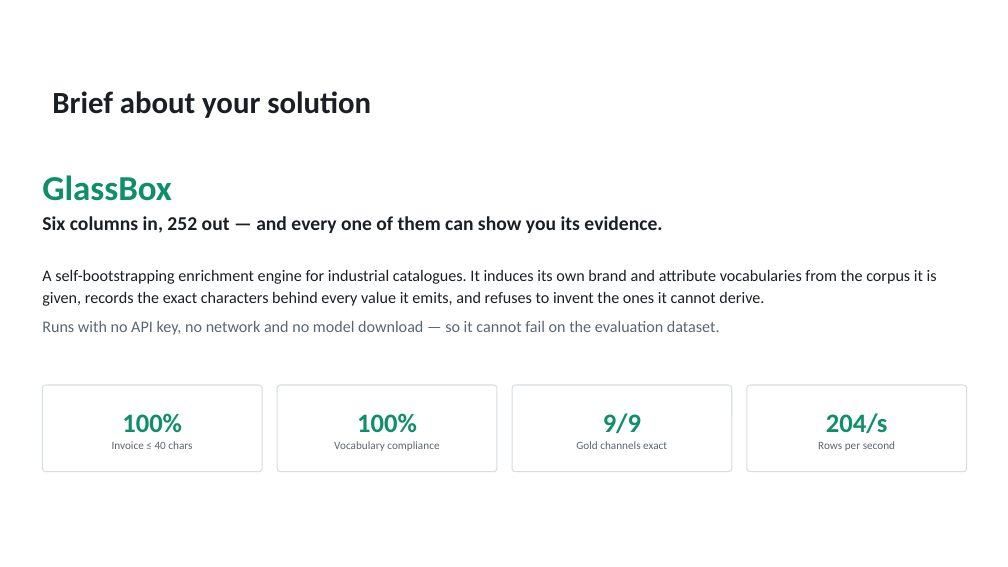
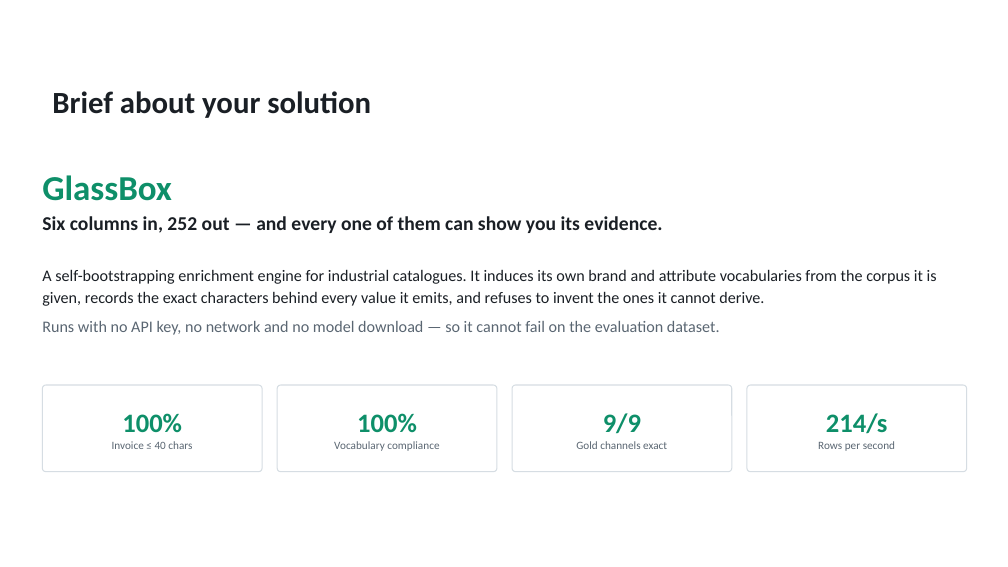
Before and after one commit to skdas20/UniHack, a slide deck: slide 2 of outputs/GlassBox_UniHack_Deck.pptx. Drawn at 1008x567 pixels with LibreOffice and Linux fonts; fonts in the diff are those of the drawing; background and template pictures are left out. Boxes give left, top, right and bottom in pixels: in the first picture for what was removed or moved away, otherwise in the second. Text is boxed around its words. In the diff, an @@ line names an element or a change of style, - is before the commit and + after.

```diff
--- a/outputs/GlassBox_UniHack_Deck.pptx
+++ b/outputs/GlassBox_UniHack_Deck.pptx
@@ text in rounded rectangle at bbox=[826, 413, 888, 434]: text changed @@
-204/s
+214/s
```
Also in this commit, not shown: 2 other slides changed, 2 other files.
